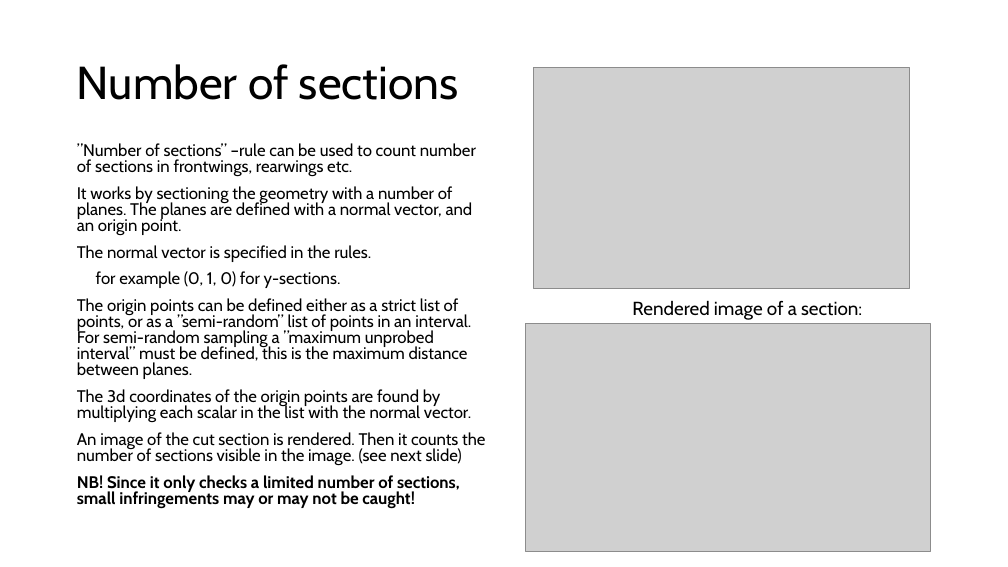
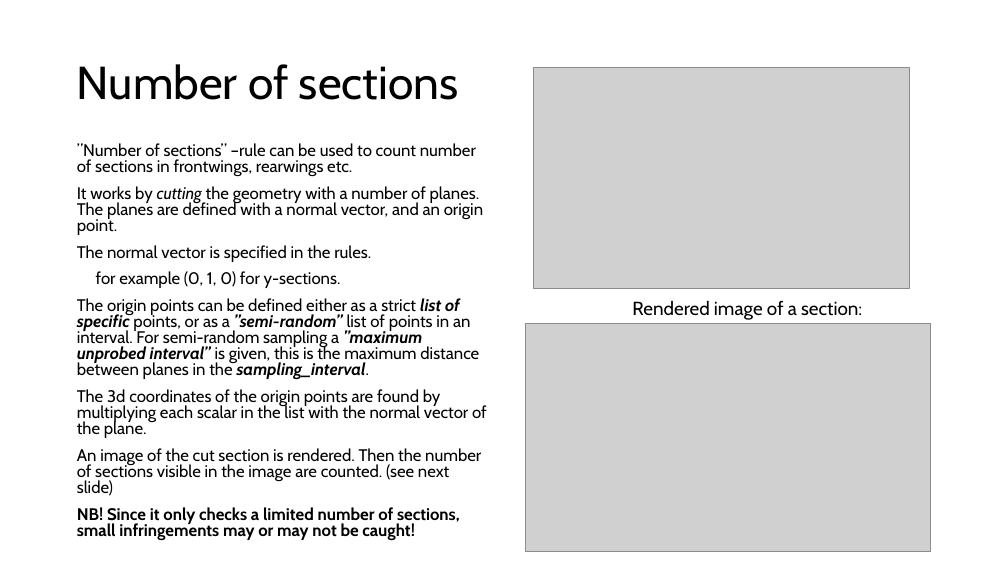
Before and after one commit to KoldskaalEng/autoScrutineer, a slide deck: slide 7 of introduction Auto-scrutineer.pptx. Drawn at 1008x567 pixels with LibreOffice and Linux fonts; fonts in the diff are those of the drawing; grey boxes stand for pictures. Boxes give left, top, right and bottom in pixels: in the first picture for what was removed or moved away, otherwise in the second. Text is boxed around its words. In the diff, an @@ line names an element or a change of style, - is before the commit and + after.

```diff
--- a/introduction Auto-scrutineer.pptx
+++ b/introduction Auto-scrutineer.pptx
@@ text at [77, 186, 483, 235]: text changed @@
-It works by sectioning the geometry with a number of planes. The planes are defined with a normal vector, and an origin point.
+It works by cutting the geometry with a number of planes. The planes are defined with a normal vector, and an origin point.
@@ text at [77, 298, 487, 496]: text changed @@
-The origin points can be defined either as a strict list of points, or as a ”semi-random” list of points in an interval. For semi-random sampling a ”maximum unprobed interval” must be defined, this is the maximum distance between planes.
-The 3d coordinates of the origin points are found by multiplying each scalar in the list with the normal vector.
-An image of the cut section is rendered. Then it counts the number of sections visible in the image. (see next slide)
+The origin points can be defined either as a strict list of specific points, or as a ”semi-random” list of points in an interval. For semi-random sampling a ”maximum unprobed interval” is given, this is the maximum distance between planes in the sampling_interval.
+The 3d coordinates of the origin points are found by multiplying each scalar in the list with the normal vector of the plane.
+An image of the cut section is rendered. Then the number of sections visible in the image are counted. (see next slide)
```
Also in this commit, not shown: 11 other slides changed, 1 slide added, 42 other files.
